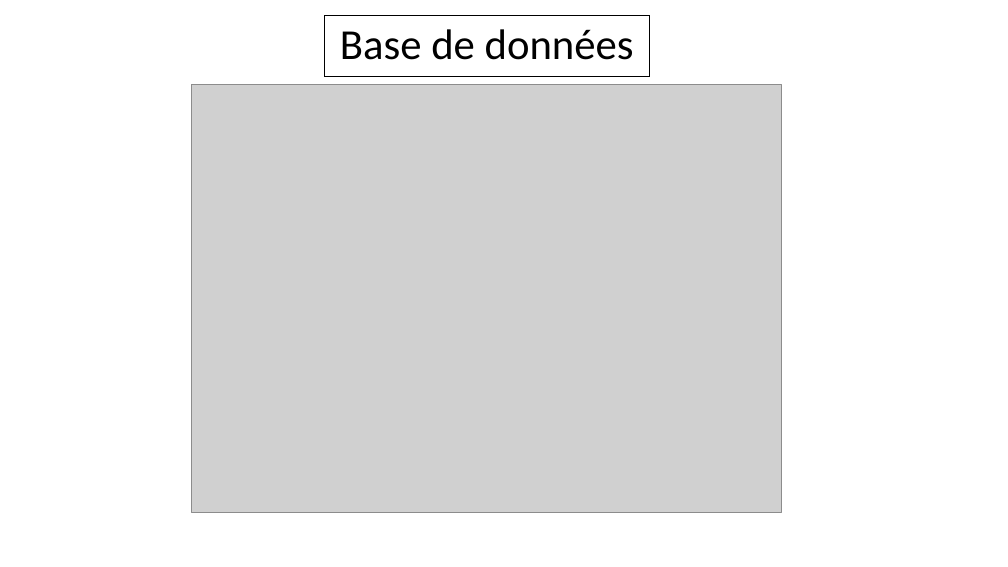
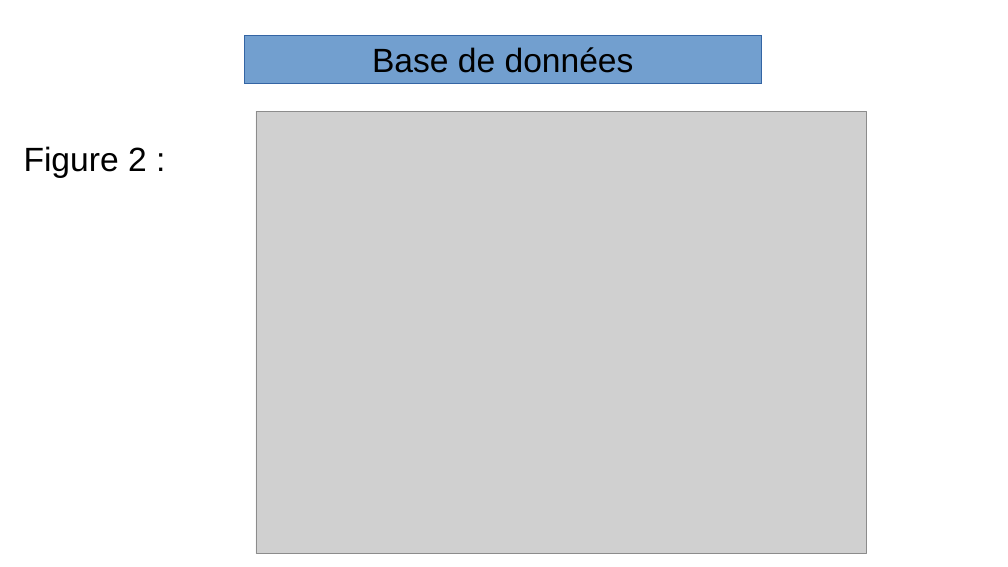
Before and after one commit to Ganti7/Carmania, a slide deck: slide 5 of documentation/diapo_PIA.odp. Drawn at 1008x567 pixels with LibreOffice and Linux fonts; fonts in the diff are those of the drawing; grey boxes stand for pictures; background and template pictures are left out. Boxes give left, top, right and bottom in pixels: in the first picture for what was removed or moved away, otherwise in the second. Text is boxed around its words. In the diff, an @@ line names an element or a change of style, - is before the commit and + after.

```diff
--- a/documentation/diapo_PIA.odp
+++ b/documentation/diapo_PIA.odp
@@ rectangle "Base de données": place and size @@
-rectangle "Base de données" at [324, 16, 649, 76]
+rectangle "Base de données" at [244, 36, 762, 83]
@@ rectangle "Base de données" at [244, 36, 762, 83]: size 40.7 to 32 pt, font Calibri to Arial; line spacing 0.9 to 1; title to rectangle; fill #FFFFFF to #729FCF; outline #000000 0.99 pt to #3465A4 0 pt @@
@@ picture: place and size @@
-picture at [192, 85, 782, 512]
+picture at [256, 111, 867, 554]
@@ text added at [24, 146, 147, 178], 32 pt, text #000000 @@
+Figure 2 :
```
Also in this commit, not shown: 13 other slides changed, 4 slides added, 1 slide removed, 1 other file.
